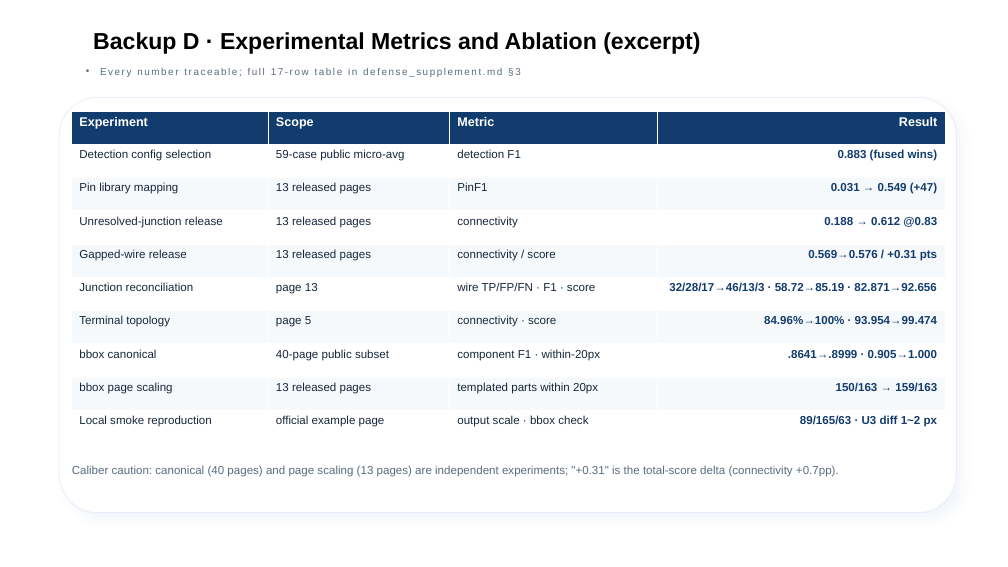
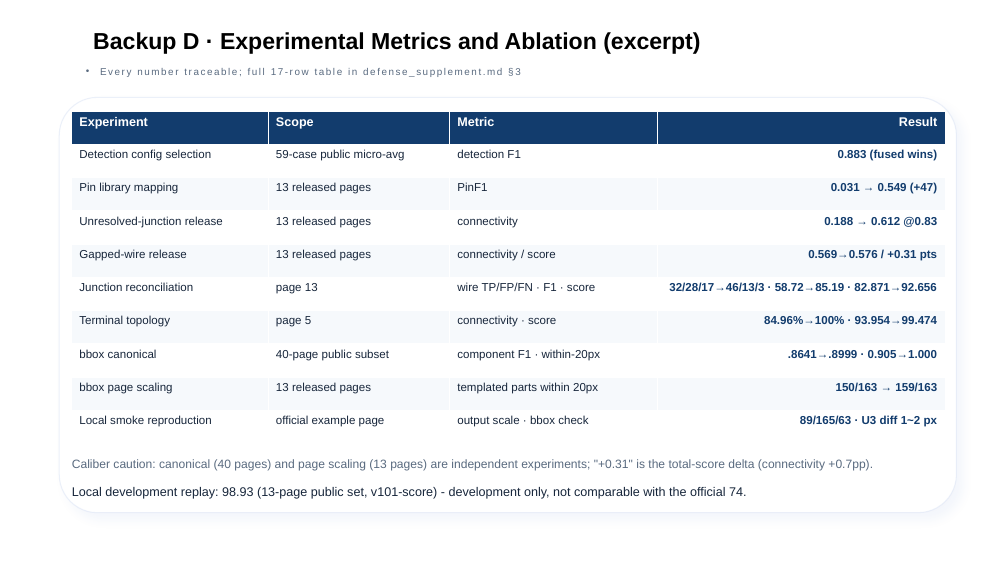
Before and after one commit to zc-cc1/pcb-schematic-parser, a slide deck: slide 16 of docs/eda_final_defense/slides/EDA精英挑战赛_决赛答辩_官方模板版.pptx. Drawn at 1008x567 pixels with LibreOffice and Linux fonts; fonts in the diff are those of the drawing; background and template pictures are left out. Boxes give left, top, right and bottom in pixels: in the first picture for what was removed or moved away, otherwise in the second. Text is boxed around its words. In the diff, an @@ line names an element or a change of style, - is before the commit and + after.

```diff
--- a/docs/eda_final_defense/slides/EDA精英挑战赛_决赛答辩_官方模板版.pptx
+++ b/docs/eda_final_defense/slides/EDA精英挑战赛_决赛答辩_官方模板版.pptx
@@ text "Caliber caution: canonical (40 pages) ..." at (72, 459, 873, 471): size 11 to 11.5 pt @@
@@ text added at (72, 487, 746, 499), 12 pt, text #17263B @@
+Local development replay: 98.93 (13-page public set, v101-score) - development only, not comparable with the official 74.
```
Also in this commit, not shown: 15 other slides changed, 23 other files.
